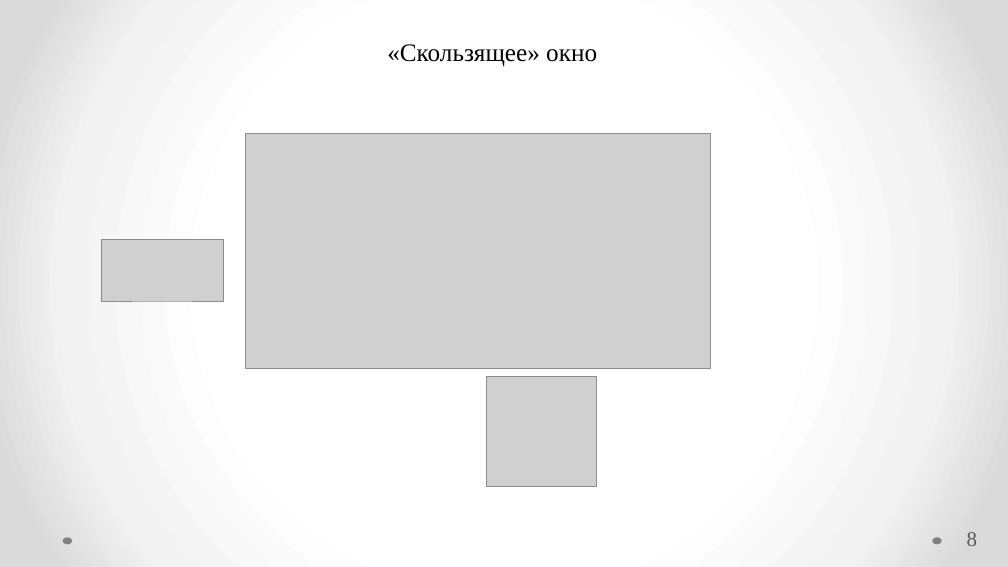
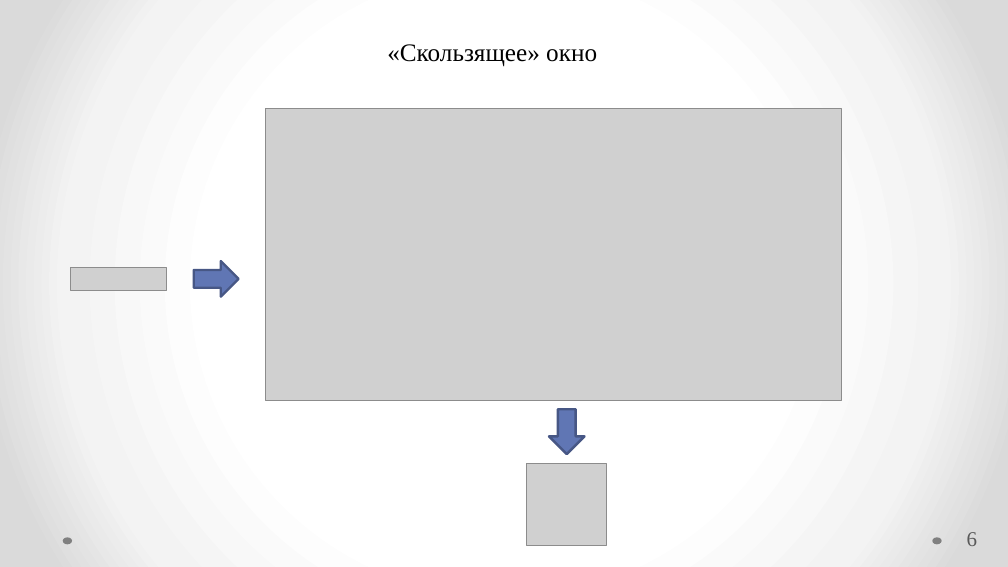
Before and after one commit to Radiophantom/master_yoda, a slide deck: slide 6 of VKR.pptx (slide 8 before the commit). Drawn at 1008x567 pixels with LibreOffice and Linux fonts; fonts in the diff are those of the drawing; grey boxes stand for pictures. Boxes give left, top, right and bottom in pixels: in the first picture for what was removed or moved away, otherwise in the second. Text is boxed around its words. In the diff, an @@ line names an element or a change of style, - is before the commit and + after.

```diff
--- a/VKR.pptx
+++ b/VKR.pptx
@@ picture: place and size @@
-picture at [246,133,711,369]
+picture at [265,108,841,400]
@@ picture added at [71,268,166,290] @@
@@ picture removed at [101,240,222,302] @@
@@ right arrow added at [194,261,238,296], fill #6076B4, outline #475785 2.25 pt @@
@@ right arrow added at [549,410,585,454], fill #6076B4, outline #475785 2.25 pt @@
@@ picture: place and size @@
-picture at [486,377,597,487]
+picture at [527,464,607,545]
@@ page number at [967,532,978,546]: text changed @@
-8
+6
```
Also in this commit, not shown: 9 other slides changed, 8 slides added, 6 slides removed, 5 other files.
